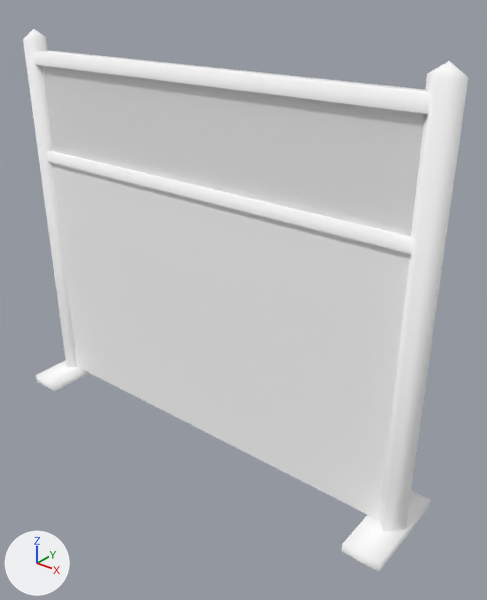
What one commit did to the glTF model public/3d/item/model__item__room.ofs_3338_0/3338IMIG11_07.gltf.
Camera for both pictures: a 50 mm camera at (1.63, -1.78, 1.83) aimed at (0.16, 0.05, 0.69). Arrows for +X, +Y and +Z are at lower left; the lights stay in place. The picture after the commit comes second.

The scene before the commit, as lines of its bpy script (objects in view):
```python
mat_imig11_07_0 = principled_material('imig11_07_0')
mat_imig11_07_0.base_color = (1.0, 1.0, 1.0)  # white #ffffff
mat_imig11_07_0.roughness = 1.0
mat_imig11_07_1 = principled_material('imig11_07_1')
mat_imig11_07_1.base_color = (1.0, 1.0, 1.0)  # white #ffffff
mat_imig11_07_1.roughness = 1.0
mat_imig11_07_1.alpha = 0.71
mat_imig11_07_2 = principled_material('imig11_07_2')
mat_imig11_07_2.base_color = (1.0, 1.0, 1.0)  # white #ffffff
mat_imig11_07_2.roughness = 1.0
mat_imig11_07_3 = principled_material('imig11_07_3')
mat_imig11_07_3.base_color = (1.0, 1.0, 1.0)  # white #ffffff
mat_imig11_07_3.roughness = 1.0
me_3338imig11_07 = bpy.data.meshes.new('3338IMIG11_07')
me_3338imig11_07.from_pydata(...)  # 66 vertices, 64 faces; spans x -0.95..0.95, y -0.2..0.2, z 0.0..1.62
# faces by material slot: [32, 4, 24, 4]
me_3338imig11_07.materials.append(mat_imig11_07_3)  # white #ffffff
me_3338imig11_07.materials.append(mat_imig11_07_0)  # white #ffffff
me_3338imig11_07.materials.append(mat_imig11_07_2)  # white #ffffff
me_3338imig11_07.materials.append(mat_imig11_07_1)  # white #ffffff
ob_3338imig11_07 = bpy.data.objects.new('3338IMIG11_07', me_3338imig11_07)
ob_3338imig11_07.location = (0.0, 0.0, 0.0)
```
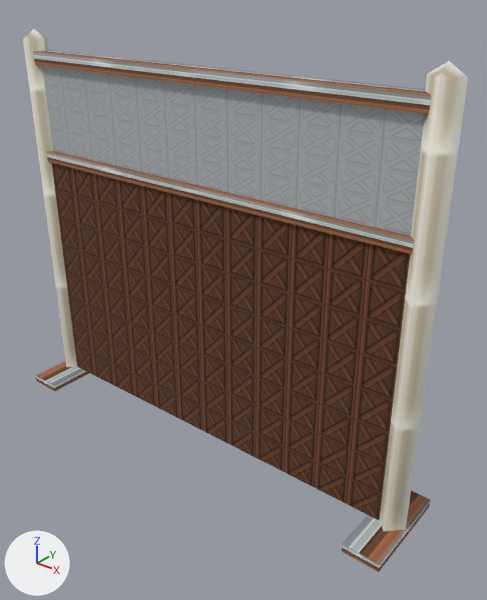
Boxes [x1, y1, x2, y2] around the edits, measured in the pictures (487 x 600 px):
'3338IMIG11_07', surface changed (darker): [23, 29, 468, 572] in both

Edits to the bpy script that builds the scene:
```text
Add img_imig11_07_1:
    img_imig11_07_1 = load_image('imig11_07_1', '_unpacked/imig11_07_1', 32, 32, 'sRGB')
Add img_imig11_07_2:
    img_imig11_07_2 = load_image('imig11_07_2', '_unpacked/imig11_07_2', 16, 32, 'sRGB')
Add img_imig11_07_0:
    img_imig11_07_0 = load_image('imig11_07_0', '_unpacked/imig11_07_0', 32, 64, 'sRGB')
Add img_imig11_07_3:
    img_imig11_07_3 = load_image('imig11_07_3', '_unpacked/imig11_07_3', 16, 32, 'sRGB')
Change mat_imig11_07_3:
    remove mat_imig11_07_3.base_color = (1.0, 1.0, 1.0)  # white #ffffff
    add mat_imig11_07_3.texture = img_imig11_07_3
Change mat_imig11_07_0:
    remove mat_imig11_07_0.base_color = (1.0, 1.0, 1.0)  # white #ffffff
    add mat_imig11_07_0.texture = img_imig11_07_0
Change mat_imig11_07_2:
    remove mat_imig11_07_2.base_color = (1.0, 1.0, 1.0)  # white #ffffff
    add mat_imig11_07_2.texture = img_imig11_07_2
Change mat_imig11_07_1:
    where n0 = _N.new('ShaderNodeBsdfPrincipled'); n0.name = 'Principled BSDF'
    remove n0.inputs[0].default_value = (1.0, 1.0, 1.0, 1.0)  # 'Base Color', white #ffffff
    remove n0.inputs[4].default_value = 0.71  # 'Alpha'
    add n2 = _N.new('ShaderNodeMath'); n2.name = 'Math'
    add n2.operation = 'MULTIPLY'
    add n2.inputs[1].default_value = 0.71  # 'Value'
    add n3 = _N.new('ShaderNodeTexImage'); n3.name = 'Image Texture'
    add n3.image = img_imig11_07_1
    add _L.new(n2.outputs[0], n0.inputs[4])  # 'Value' to 'Alpha'
    add _L.new(n3.outputs[0], n0.inputs[0])  # 'Color' to 'Base Color'
    add _L.new(n3.outputs[1], n2.inputs[0])  # 'Alpha' to 'Value'
```
